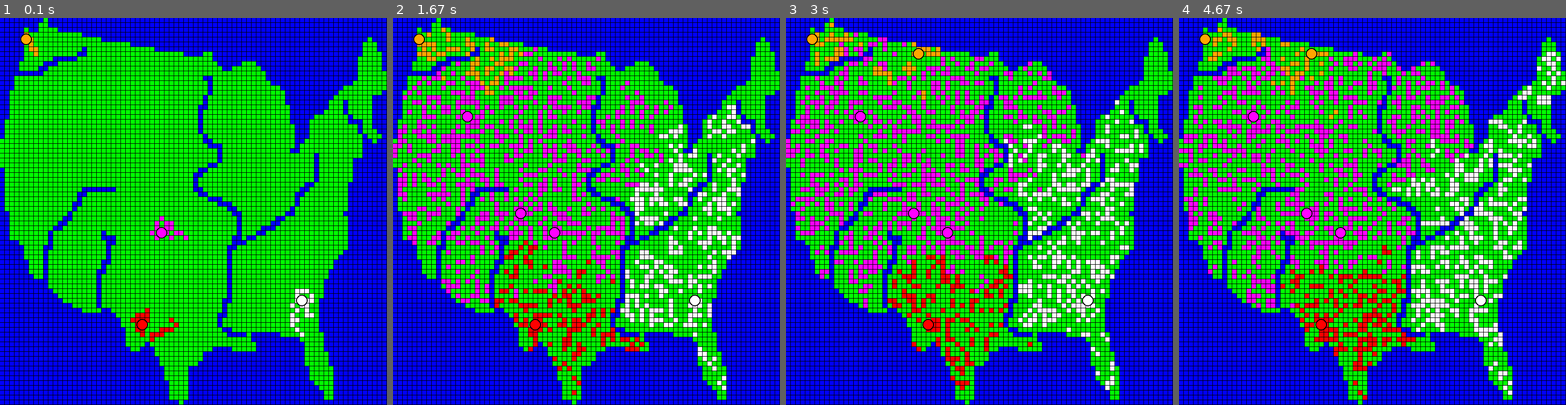
Above: before the commit, frames 1-4 (left to right).
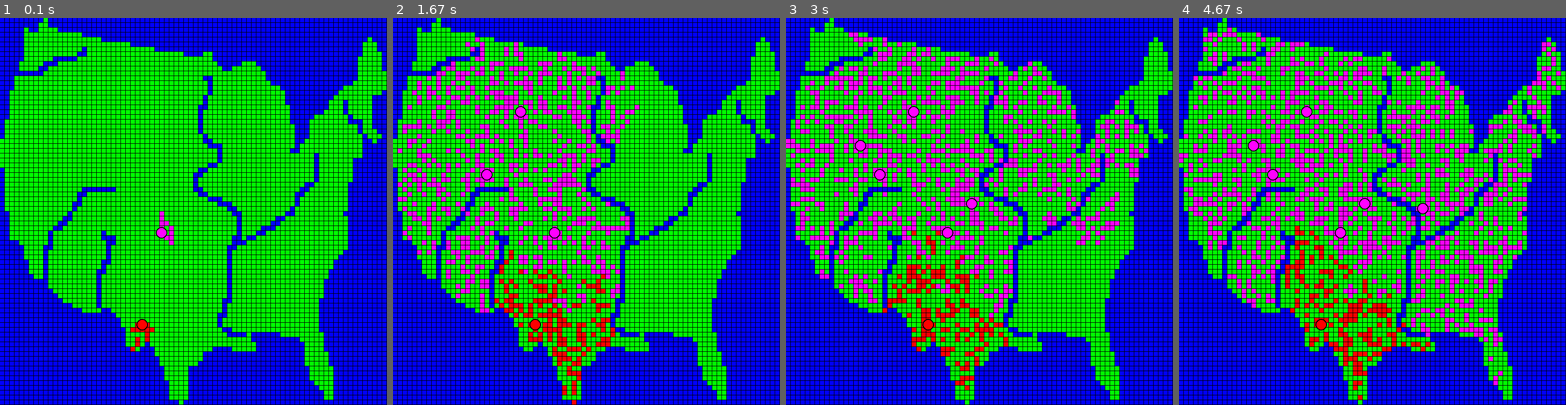
Above: after the commit, the same moments.

Repository: rowboat1/automatons
Game: pygame game, started from automatons.py
Two runs of this game, one before a commit and one after it. Both use one fixed random seed, a clock stepped at 60 frames per second and the inputs below.
Inputs:
- Up to frame 1 (0.1 s): no input
- Up to frame 2 (1.67 s): no input
- Up to frame 3 (3 s): no input
- Up to frame 4 (4.67 s): no input

The runs differ from the first frame. In frame 1, 0.9% of the frame differs, in the area x 5-82%, y 3-87%; in frame 2, 19%; in frame 3, 21%; in frame 4, 23%, in the area x 0-100%, y 2-99%.

Commit message:
Attackers choose differently
Attackers now do something! Red is now set to always attack

Diff:
--- a/automatons.py
+++ b/automatons.py
@@ -39,6 +39,11 @@
         tiledict[x].append(self)
         tiles.append(self)
 
+    def get_adjacent_grounds(self):
+        neighbors = self.get_neighbors()
+        grounds = [n for n in neighbors if isinstance(n, Ground)]
+        return grounds
+
     def get_neighbors(self):
         return self.tiles_in_radius(1)
 
@@ -83,22 +88,22 @@
             tile.has_city_buff = self.faction
         cities.append(self)
 
-    def join_faction(self,new_faction):
+    def swap_faction(self,new_faction):
+        for tile in self.tile.tiles_in_radius(city_buff_radius):
+            tile.has_city_buff = new_faction
         self.faction.cities.remove(self)
         self.faction = new_faction
-        self.faction.cities.append(self)
-
-    def swap_faction(self,new_faction):
-        self.tile.has_city.faction = new_faction
-        for tile in self.tile.tiles_in_radius(city_buff_radius):
-            tile.has_city_buff = new_faction
+        new_faction.cities.append(self)
 
     def produce(self):
         eligible_tiles = [
             n for n in self.tile.get_neighbors() if isinstance(n, Ground)
         ]
         if eligible_tiles:
-            Cell(self.faction,random.choice(eligible_tiles))
+            if self.faction.color == RED:
+                Attacker(self.faction,random.choice(eligible_tiles))
+            else:
+                Cell(self.faction,random.choice(eligible_tiles))
 
     def display(self):
         pygame.draw.circle(main_s,BLACK,self.tile.rect.center,(size+2))
@@ -120,15 +125,16 @@
     def get_centre_of_cells(self):
         all_x = [c.tile.x for c in self.cells]
         all_y = [c.tile.y for c in self.cells]
-        c_x = sum(all_x)//len(all_x)
-        c_y = sum(all_y)//len(all_y)
+        c_x = sum(all_x)//max(len(all_x),1)
+        c_y = sum(all_y)//max(len(all_y),1)
         return (c_x,c_y)
 
     def get_centre_of_cities(self):
         all_x = [c.tile.x for c in self.cities]
         all_y = [c.tile.y for c in self.cities]
-        c_x = sum(all_x)//len(all_x)
-        c_y = sum(all_y)//len(all_y)
+        #The max bit is so they don't divide by zero
+        c_x = sum(all_x)//max(len(all_x),1)
+        c_y = sum(all_y)//max(len(all_y),1)
         return (c_x,c_y)
 
     def split(self,new_faction):
@@ -138,9 +144,12 @@
             (c_cells[0] + c_cities[0])//2,
             (c_cells[1] + c_cities[1])//2
         )
-        for c in self.cells + self.cities:
+        for c in self.cells:
             if c.tile.x <= true_centre[0]:
                 c.join_faction(new_faction)
+        for c in self.cities:
+             if c.tile.x <= true_centre[0]:
+                 c.swap_faction(new_faction)
 
     def best_city_tiles(self):
         c1 = self.get_centre_of_cells()
@@ -167,7 +176,7 @@
         self.y = tile.y
         self.strength = random.randrange(10)
         self.tile.has_cell = self
-        if self.tile.has_city:
+        if self.tile.has_city and self.tile.has_city.faction != self.faction:
             self.tile.has_city.swap_faction(self.faction)
         self.faction.cells.append(self)
         cells.append(self)
@@ -215,21 +224,24 @@
         return retval
 
     def choose_tile(self):
-        neighbors = self.tile.get_neighbors()
-        possibles = [n for n in neighbors if isinstance(n,Ground)]
+        possibles = self.tile.get_adjacent_grounds()
         return random.choice(possibles)
 
+    def reproduce(self,tile):
+        Cell(self.faction,tile)
+
     def move(self):
-        #I'd like to simplify so there's only one self.die() call
         if self.death_check():
             self.die()
         else:
             t = self.choose_tile()
+            reproducing = False
             if not t.has_cell:
-                Cell(self.faction,t)
-            else:
-                if self.fight(t.has_cell):
-                    Cell(self.faction,t)
+                reproducing = True
+            elif self.fight(t.has_cell):
+                reproducing = True
+            if reproducing:
+                self.reproduce(t)
             if self.strength > 0:
                 self.strength -= 1
 
@@ -238,7 +250,20 @@
         pygame.draw.rect(main_s,self.color,self.tile.rect)
 
 class Attacker(Cell):
-    pass
+    def choose_tile(self):
+        grounds = self.tile.get_adjacent_grounds()
+        preferred = [
+            t for t in grounds if t.has_cell and t.has_cell.color != self.color
+        ]
+        if preferred:
+            possibles = preferred
+        else:
+            possibles = grounds
+        return random.choice(possibles)
+
+    def reproduce(self,tile):
+        Attacker(self.faction,tile)
+
 
 if map_file:
     with open("themap.txt") as map_string:
@@ -307,7 +332,7 @@
 
 game_loop,main_s = pgd_init(width,height,input_dict=all_inputs)
 
-for f in factions:
+for f in factions[0:2]:
     home_square = random.choice(
         [t for t in tiles if isinstance(t,Ground) and not t.has_city_buff]
     )
